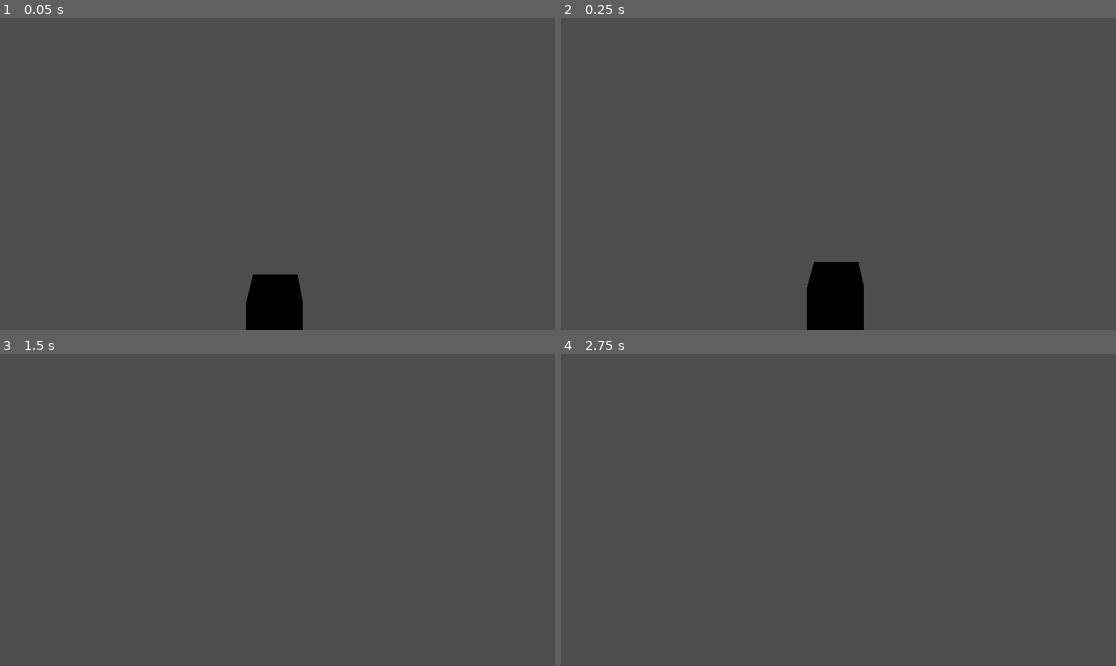
Above: before the commit, frames 1-4 (two rows, left to right).
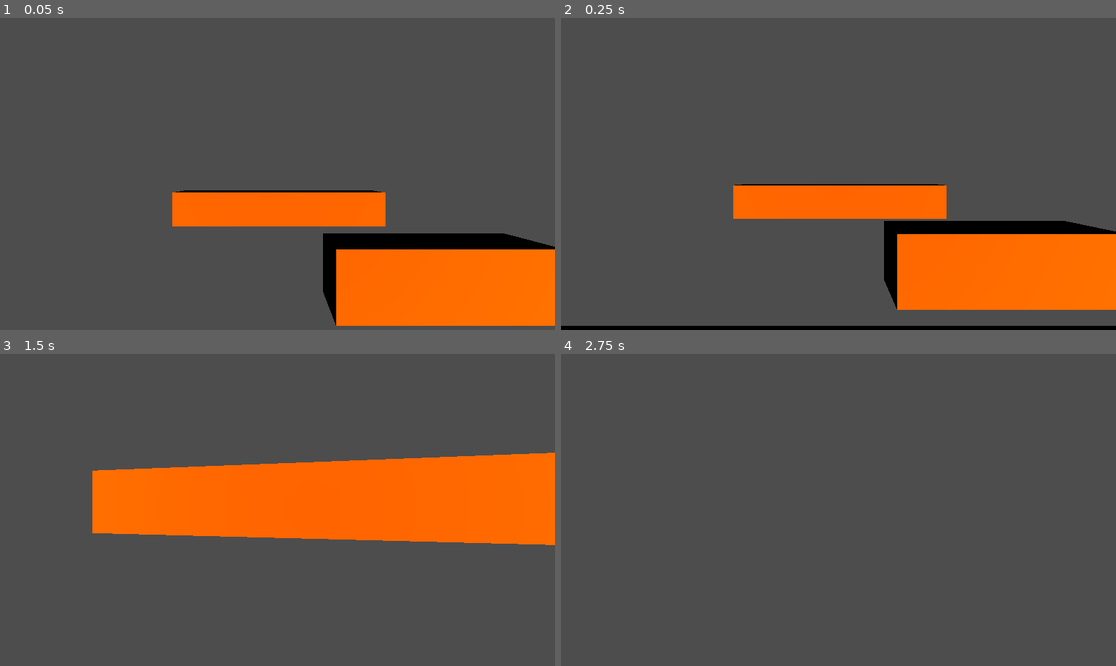
Above: after the commit, the same moments.

Repository: FoxeIT/FNAS
Game: Godot game, scene res://Scenes/biggayytest.tscn
Two runs of this game, one before a commit and one after it. Both use one fixed random seed, a clock stepped at 60 frames per second and the inputs below.
Inputs (mouse positions are in pixels of both pictures, inside the frame that each line leads up to):
- Up to frame 1 (0.05 s): no input
- Up to frame 2 (0.25 s): no input
- Up to frame 3 (1.5 s): tap Enter (ui_accept) at 0.5, 0.77 s; move the mouse to (305, 510) at 0.52 s; hold Up (ui_up) from 0.53 s (still down); move the mouse to (249, 510) at 1.27 s
- Up to frame 4 (2.75 s): keep holding Up (ui_up); tap Enter (ui_accept) at 1.52 s; move the mouse to (849, 503) at 2.02 s

The runs differ from the first frame. In frame 1, 18% of the frame differs, in the area x 31-100%, y 55-100%; in frame 2, 19%; in frame 3, 21%, in the area x 16-100%, y 31-62%; in frame 4, nothing differs.

Commit message:
tczymaj geju

Diff:
--- a/fnas/Player.tscn
+++ b/fnas/Player.tscn
@@ -6,6 +6,8 @@
 size = Vector3(1, 1.6201172, 1)
 
 [sub_resource type="CapsuleShape3D" id="CapsuleShape3D_xhfnw"]
+
+[sub_resource type="BoxMesh" id="BoxMesh_xhfnw"]
 
 [node name="CharacterBody3D" type="CharacterBody3D" unique_id=1152790506]
 script = ExtResource("1_xhfnw")
@@ -20,3 +22,7 @@
 
 [node name="Camera3D" type="Camera3D" parent="." unique_id=1833594380]
 transform = Transform3D(1, 0, 0, 0, 1, 0, 0, 0, 1, 0.05044447, 3.4396524, 0)
+
+[node name="MeshInstance3D" type="MeshInstance3D" parent="." unique_id=667114173]
+transform = Transform3D(1, 0, 0, 0, 1.633878, 0, 0, 0, 1, 0, 1.4977052, 0)
+mesh = SubResource("BoxMesh_xhfnw")
--- a/fnas/Scenes/biggayytest.tscn
+++ b/fnas/Scenes/biggayytest.tscn
@@ -2,28 +2,71 @@
 
 [ext_resource type="PackedScene" uid="uid://m3uvedbq737d" path="res://Player.tscn" id="1_xv8uw"]
 
+[sub_resource type="PhysicsMaterial" id="PhysicsMaterial_xv8uw"]
+
 [sub_resource type="BoxShape3D" id="BoxShape3D_xv8uw"]
 
+[sub_resource type="PortableCompressedTexture2D" id="PortableCompressedTexture2D_xv8uw"]
+
+[sub_resource type="StandardMaterial3D" id="StandardMaterial3D_wp7sn"]
+albedo_color = Color(0.9843137, 0, 0, 1)
+albedo_texture = SubResource("PortableCompressedTexture2D_xv8uw")
+albedo_texture_force_srgb = true
+albedo_texture_msdf = true
+
 [sub_resource type="BoxMesh" id="BoxMesh_wp7sn"]
+material = SubResource("StandardMaterial3D_wp7sn")
+
+[sub_resource type="Skin" id="Skin_rwruy"]
+
+[sub_resource type="StandardMaterial3D" id="StandardMaterial3D_xv8uw"]
+albedo_color = Color(0.2695021, 0.270078, 0.37056863, 1)
+
+[sub_resource type="BoxMesh" id="BoxMesh_rwruy"]
+material = SubResource("StandardMaterial3D_xv8uw")
 
 [node name="Biggayytest" type="Node3D" unique_id=1647491937]
+transform = Transform3D(1, 0, 0, 0, 1, 0, 0, 0, 1, -0.011991024, 0, 0)
 
 [node name="Player" parent="." unique_id=1152790506 instance=ExtResource("1_xv8uw")]
 transform = Transform3D(1, 0, 0, 0, 1, 0, 0, 0, 1, 0, 2.08904, 0)
 
 [node name="StaticBody3D2" type="StaticBody3D" parent="." unique_id=781434745]
-transform = Transform3D(1, 0, 0, 0, 1, 0, 0, 0, 1, 0, 2.7598414, -4.070262)
+transform = Transform3D(4.042001, 0, 0, 0, 1.333176, 0, 0, 0, 1, 3.0997286, 9.137447, -4.070262)
+physics_material_override = SubResource("PhysicsMaterial_xv8uw")
 
 [node name="CollisionShape3D" type="CollisionShape3D" parent="StaticBody3D2" unique_id=2030877271]
+transform = Transform3D(1, 0, 0, 0, 1, 0, 0, 0, 1, 0, -4.213622, 0)
 shape = SubResource("BoxShape3D_xv8uw")
 
 [node name="MeshInstance3D" type="MeshInstance3D" parent="StaticBody3D2" unique_id=1956062840]
+transform = Transform3D(1, 0, 0, 0, 1, 0, 0, 0, 1, 0, -4.210307, 0)
 mesh = SubResource("BoxMesh_wp7sn")
+skin = SubResource("Skin_rwruy")
+
+[node name="StaticBody3D2" type="StaticBody3D" parent="StaticBody3D2" unique_id=1145885799]
+transform = Transform3D(1.9708529, 0, 0, 0, 0.93761563, 0, 0, 0, 1.0819868, -0.74364877, 0.2408967, -4.070262)
+physics_material_override = SubResource("PhysicsMaterial_xv8uw")
+
+[node name="CollisionShape3D" type="CollisionShape3D" parent="StaticBody3D2/StaticBody3D2" unique_id=1454643661]
+transform = Transform3D(1, 0, 0, 0, 1, 0, 0, 0, 1, 0, -4.213622, 0)
+shape = SubResource("BoxShape3D_xv8uw")
+
+[node name="MeshInstance3D" type="MeshInstance3D" parent="StaticBody3D2/StaticBody3D2" unique_id=294611235]
+transform = Transform3D(1, 0, 0, 0, 1, 0, 0, 0, 1, 0, -4.210307, 0)
+mesh = SubResource("BoxMesh_wp7sn")
+skin = SubResource("Skin_rwruy")
 
 [node name="StaticBody3D" type="StaticBody3D" parent="." unique_id=1541022219]
+transform = Transform3D(18.795223, 0, 0, 0, 1, 0, 0, 0, 12.680968, 0, 0, 0)
 
 [node name="CollisionShape3D" type="CollisionShape3D" parent="StaticBody3D" unique_id=847994105]
 shape = SubResource("BoxShape3D_xv8uw")
 
 [node name="MeshInstance3D" type="MeshInstance3D" parent="StaticBody3D" unique_id=1589038523]
-mesh = SubResource("BoxMesh_wp7sn")
+mesh = SubResource("BoxMesh_rwruy")
+
+[node name="DirectionalLight3D" type="DirectionalLight3D" parent="." unique_id=167773321]
+transform = Transform3D(1, 0, 0, 0, 1, 0, 0, 0, 1, 0, 33.353188, 16.538784)
+light_color = Color(0.90588236, 0.9882353, 0.007843138, 1)
+light_energy = 13.198
--- a/fnas/project.godot
+++ b/fnas/project.godot
@@ -57,3 +57,5 @@
 [rendering]
 
 rendering_device/driver.windows="d3d12"
+renderer/rendering_method="gl_compatibility"
+renderer/rendering_method.mobile="gl_compatibility"
